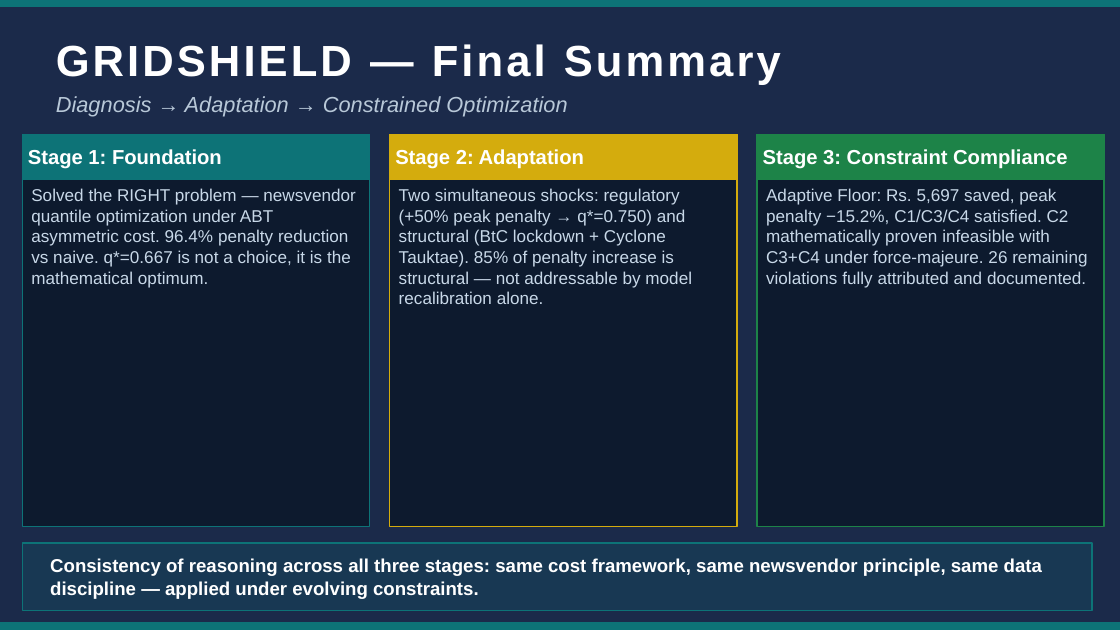
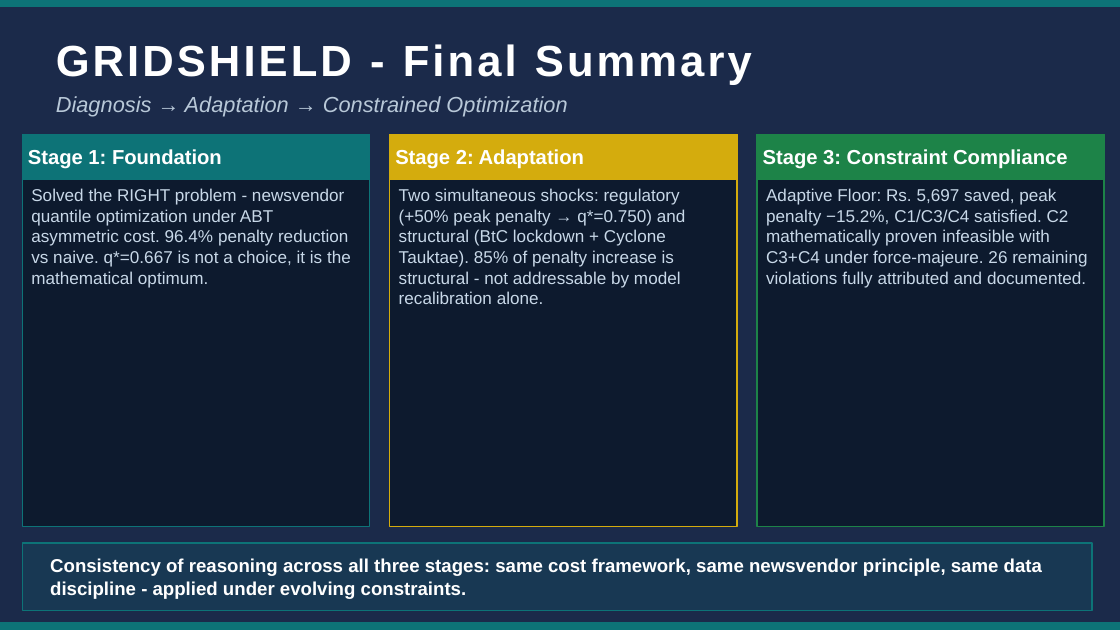
Before and after one commit to arnavgupta2004/DecodeX, a slide deck: slide 15 of Final Deliverables/GRIDSHIELD_Executive_Presentation.pptx. Drawn at 1120x630 pixels with LibreOffice and Linux fonts; fonts in the diff are those of the drawing. Boxes give left, top, right and bottom in pixels: in the first picture for what was removed or moved away, otherwise in the second. Text is boxed around its words. In the diff, an @@ line names an element or a change of style, - is before the commit and + after.

```diff
--- a/Final Deliverables/GRIDSHIELD_Executive_Presentation.pptx
+++ b/Final Deliverables/GRIDSHIELD_Executive_Presentation.pptx
@@ text at bbox=[56, 44, 752, 85]: text changed @@
-GRIDSHIELD — Final Summary
+GRIDSHIELD - Final Summary
@@ text at bbox=[31, 188, 351, 288]: text changed @@
-Solved the RIGHT problem — newsvendor quantile optimization under ABT asymmetric cost. 96.4% penalty reduction vs naive. q*=0.667 is not a choice, it is the mathematical optimum.
+Solved the RIGHT problem - newsvendor quantile optimization under ABT asymmetric cost. 96.4% penalty reduction vs naive. q*=0.667 is not a choice, it is the mathematical optimum.
@@ text at bbox=[399, 188, 686, 304]: text changed @@
-Two simultaneous shocks: regulatory (+50% peak penalty → q*=0.750) and structural (BtC lockdown + Cyclone Tauktae). 85% of penalty increase is structural — not addressable by model recalibration alone.
+Two simultaneous shocks: regulatory (+50% peak penalty → q*=0.750) and structural (BtC lockdown + Cyclone Tauktae). 85% of penalty increase is structural - not addressable by model recalibration alone.
@@ text at bbox=[50, 558, 1042, 599]: text changed @@
-Consistency of reasoning across all three stages: same cost framework, same newsvendor principle, same data discipline — applied under evolving constraints.
+Consistency of reasoning across all three stages: same cost framework, same newsvendor principle, same data discipline - applied under evolving constraints.
```
Also in this commit, not shown: 10 other slides changed, 3 slides added, 3 slides removed, 4 other files.
